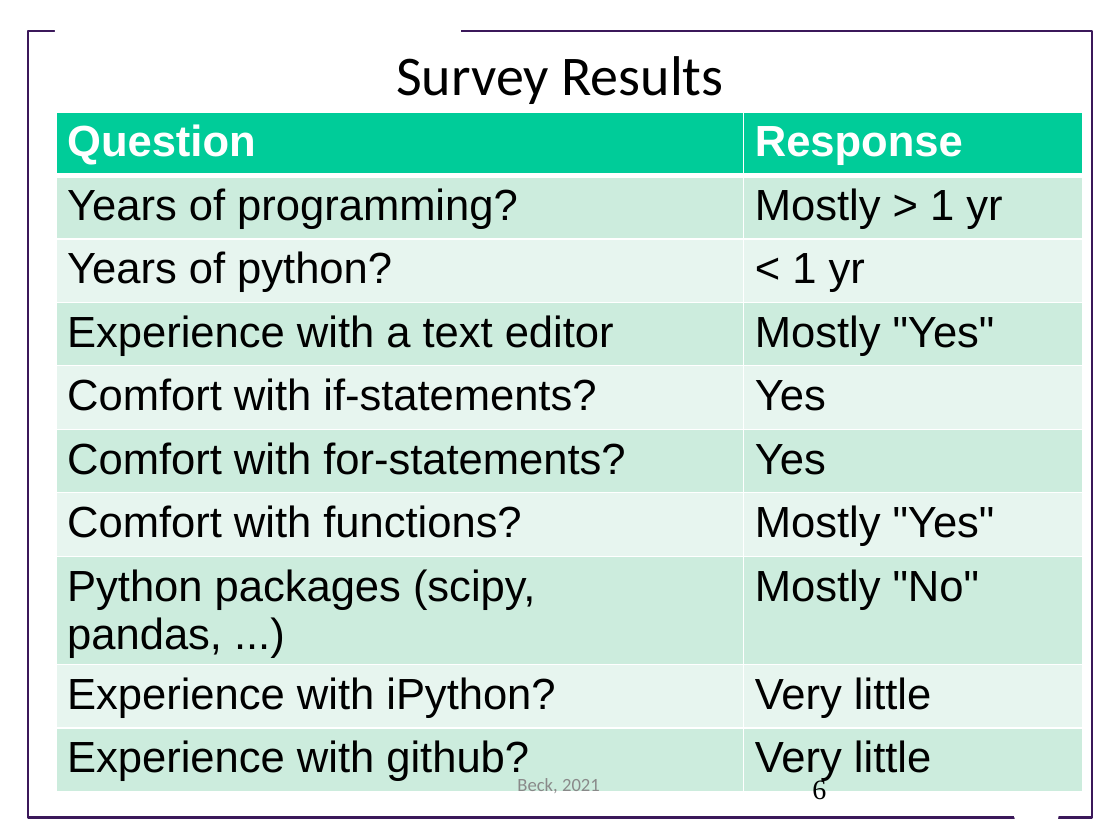
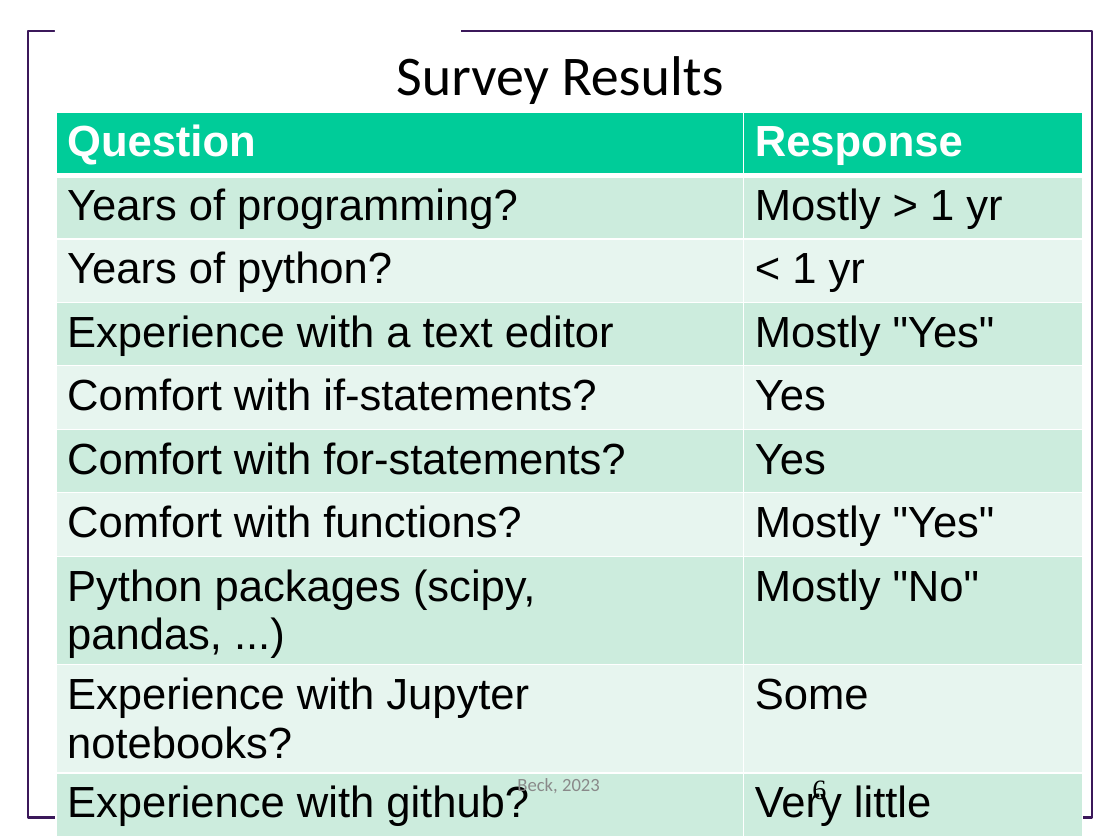
Before and after one commit to UWSEDS/LectureNotes, a slide deck: slide 6 of week_1/Course Introduction.pptx. Drawn at 1120x840 pixels with LibreOffice and Linux fonts; fonts in the diff are those of the drawing; background and template pictures are left out. Boxes give left, top, right and bottom in pixels: in the first picture for what was removed or moved away, otherwise in the second. Text is boxed around its words. In the diff, an @@ line names an element or a change of style, - is before the commit and + after.

```diff
--- a/week_1/Course Introduction.pptx
+++ b/week_1/Course Introduction.pptx
@@ table at bbox=[56, 112, 1083, 830] @@
-row 9, column 1: Experience with iPython?
+row 9, column 1: Experience with Jupyter notebooks?
-row 9, column 2: Very little
+row 9, column 2: Some
@@ text at bbox=[517, 778, 600, 797]: text changed @@
-Beck, 2021
+Beck, 2023
```
Also in this commit, not shown: 12 other slides changed.
